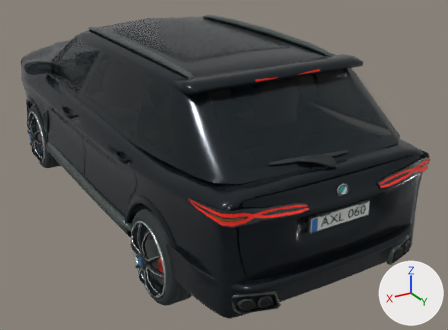
One commit to the glTF model vehicles/luxury_suv.glb: the scene before it, then after it.
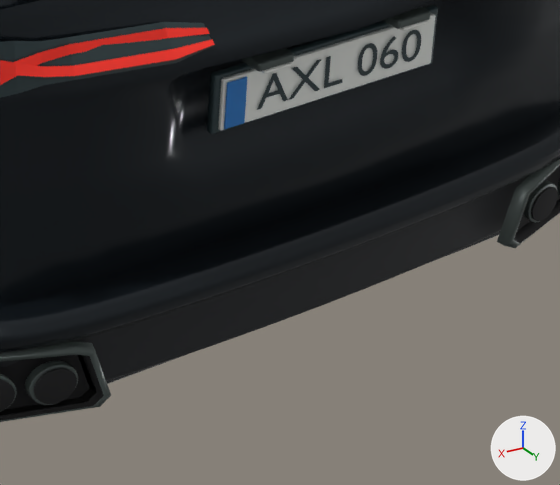
Each version appears first whole from a 50 mm camera at (2.49, 5.16, 2.82) aimed at (-0.33, 0.46, 0.46), and next in a close-up on the part from 56% to 90% of the width and 60% to 100% of the height. Arrows for +X, +Y and +Z are at lower right; the lights stay in place. The first two pictures are the older version. Where no turn or scale is listed for an object, it has been applied to the vertices.

The first close-up shows 'Blue registration band', 'Exhaust bore.002', 'Exhaust surround', 'Exhaust surround.001', 'Lower ruby light guide.001', 'Plate frame', 'Registration AXL 060', 'Registration plate', 'Smoked rear lamp carrier.001', 'Split tailgate', 'Upper ruby light guide.001', 'Wraparound rear bumper' and 10 more.
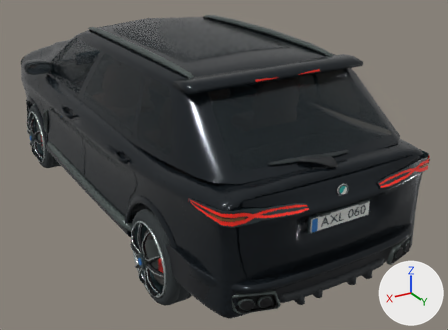
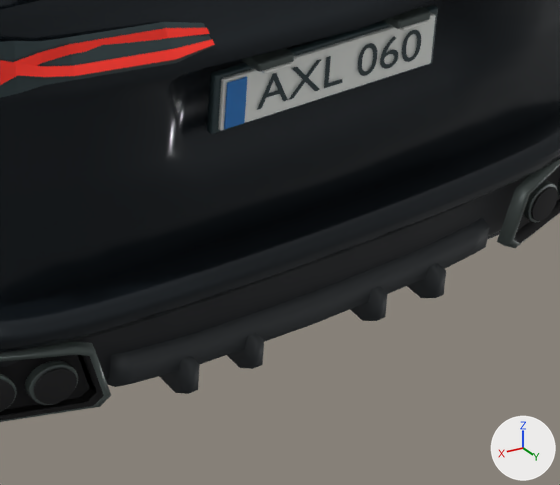
Commit message: Model a rear diffuser for the BWM SUV

Where the change shows, as pixel boxes (x1, y1, x2, y2) in the close-ups (560 x 485 px):
'Rear diffuser insert', added: after (106, 218, 490, 387)
'Rear diffuser strake.003', added: after (159, 356, 200, 394)
'Rear diffuser strake', added: after (407, 263, 446, 298)
'Rear diffuser strake.002', added: after (227, 333, 264, 369)
'Rear diffuser strake.001', added: after (350, 286, 388, 321)

Edits to the bpy script that builds the scene:
```text
Add mat_textured_rear_diffuser:
    mat_textured_rear_diffuser = principled_material('Textured rear diffuser')
    mat_textured_rear_diffuser.base_color = (0.025, 0.03, 0.034)  # dark grey #2c3034
    mat_textured_rear_diffuser.metallic = 0.14
    mat_textured_rear_diffuser.roughness = 0.61
Add me_rear_diffuser_strake_003:
    me_rear_diffuser_strake_003.from_pydata(...)  # 10 vertices, 16 faces; spans x 0.285..0.308, y 2.314..2.517, z 0.343..0.426
    me_rear_diffuser_strake_003.materials.append(mat_textured_rear_diffuser)  # dark grey #2c3034
Add me_rear_diffuser_strake_002:
    me_rear_diffuser_strake_002.from_pydata(...)  # 10 vertices, 16 faces; spans x 0.137..0.16, y 2.314..2.517, z 0.343..0.426
    me_rear_diffuser_strake_002.materials.append(mat_textured_rear_diffuser)  # dark grey #2c3034
Add me_rear_diffuser_strake_001:
    me_rear_diffuser_strake_001.from_pydata(...)  # 10 vertices, 16 faces; spans x -0.16..-0.137, y 2.314..2.517, z 0.343..0.426
    me_rear_diffuser_strake_001.materials.append(mat_textured_rear_diffuser)  # dark grey #2c3034
Add me_rear_diffuser_strake:
    me_rear_diffuser_strake.from_pydata(...)  # 10 vertices, 16 faces; spans x -0.308..-0.285, y 2.314..2.517, z 0.343..0.426
    me_rear_diffuser_strake.materials.append(mat_textured_rear_diffuser)  # dark grey #2c3034
Add me_rear_diffuser_insert:
    me_rear_diffuser_insert.from_pydata(...)  # 42 vertices, 80 faces; spans x -0.445..0.445, y 2.27..2.501, z 0.368..0.47
    me_rear_diffuser_insert.materials.append(mat_textured_rear_diffuser)  # dark grey #2c3034
Add ob_rear_diffuser_strake_003:
    ob_rear_diffuser_strake_003 = bpy.data.objects.new('Rear diffuser strake.003', me_rear_diffuser_strake_003)
    ob_rear_diffuser_strake_003.location = (0.0, 0.0, 0.0)
Add ob_rear_diffuser_strake_002:
    ob_rear_diffuser_strake_002 = bpy.data.objects.new('Rear diffuser strake.002', me_rear_diffuser_strake_002)
    ob_rear_diffuser_strake_002.location = (0.0, 0.0, 0.0)
Add ob_rear_diffuser_strake_001:
    ob_rear_diffuser_strake_001 = bpy.data.objects.new('Rear diffuser strake.001', me_rear_diffuser_strake_001)
    ob_rear_diffuser_strake_001.location = (0.0, 0.0, 0.0)
Add ob_rear_diffuser_strake:
    ob_rear_diffuser_strake = bpy.data.objects.new('Rear diffuser strake', me_rear_diffuser_strake)
    ob_rear_diffuser_strake.location = (0.0, 0.0, 0.0)
Add ob_rear_diffuser_insert:
    ob_rear_diffuser_insert = bpy.data.objects.new('Rear diffuser insert', me_rear_diffuser_insert)
    ob_rear_diffuser_insert.location = (0.0, 0.0, 0.0)
```
